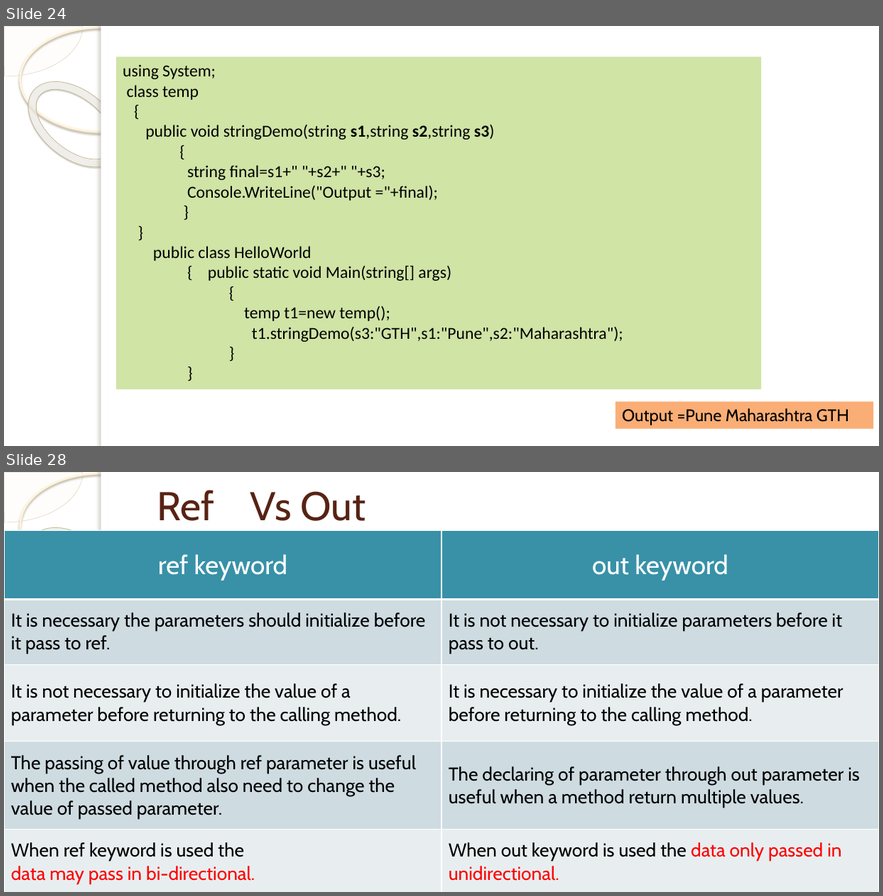
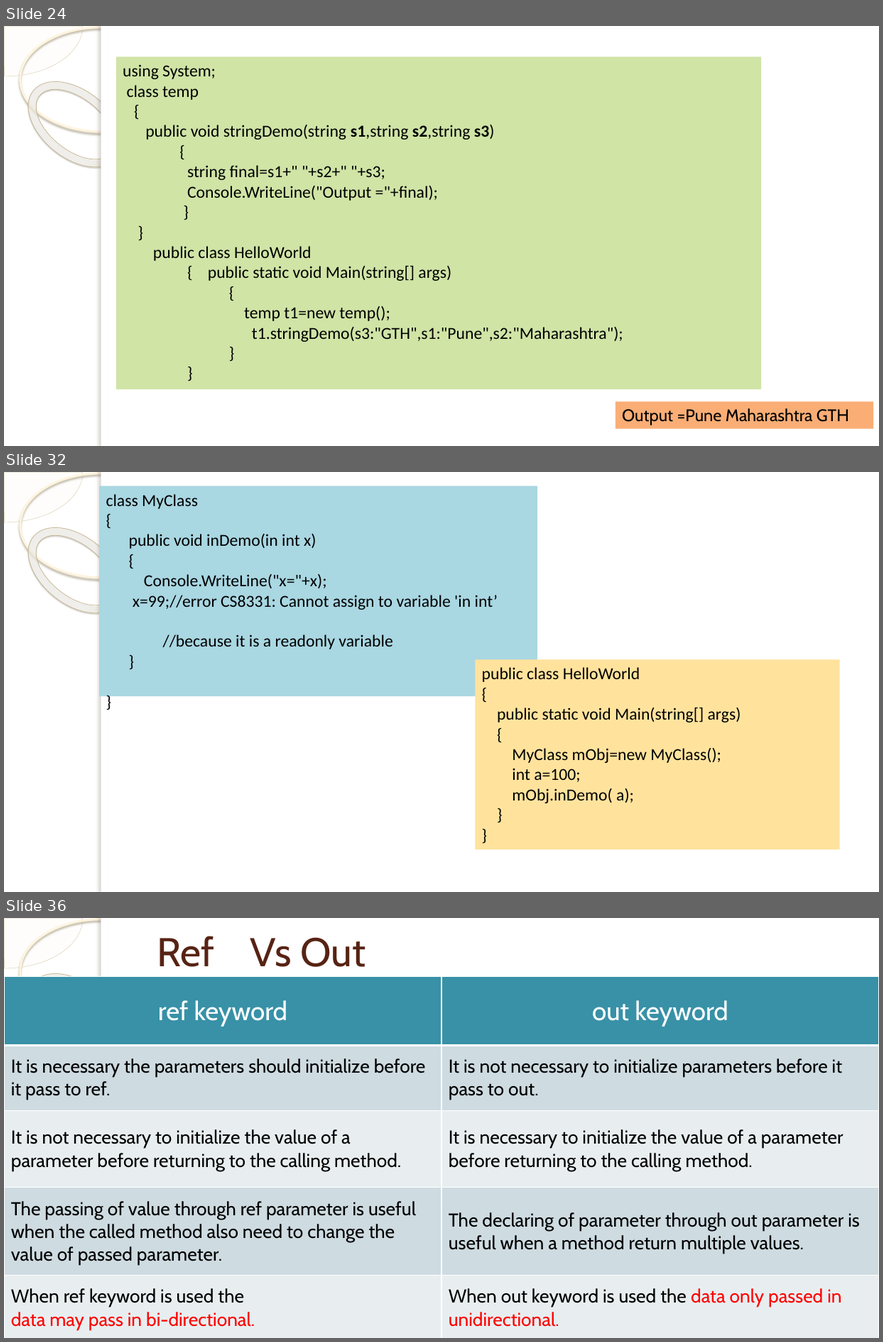
Before and after one commit to pravin9696/TypesOfParametersDemo210524, a slide deck: PPT/C# Class structure and objects.pptx. Shown one above the other, each under a label of ours: slides 24 and 28 before the commit, slides 24, 32 and 36 after it; the slides between them are not shown. The pictures are 883x896 and 883x1342 pixels, drawn with LibreOffice and Linux fonts; fonts in the diff are those of the drawing; background and template pictures are left out. Boxes give left, top, right and bottom in pixels: in the first picture for what was removed or moved away, otherwise in the second. Text is boxed around its words. In the diff, an @@ line names an element or a change of style, - is before the commit and + after.

```diff
--- a/PPT/C# Class structure and objects.pptx
+++ b/PPT/C# Class structure and objects.pptx
@@ slide 32 added at (4,472,879,892), background picture (left out); not listed: 5 template elements that a slide beside it also shows @@
@@ rectangle added at (100,486,538,697), fill #A9D7E2, 18 pt, text #000000 @@
+class MyClass
+{
+public void inDemo(in int x)
+{
+Console.WriteLine("x="+x);
+x=99;//error CS8331: Cannot assign to variable 'in int’
+//because it is a readonly variable
+}
+}
@@ rectangle added at (475,659,840,850), fill #FFE39D, 18 pt, text #000000 @@
+public class HelloWorld
+{
+public static void Main(string[] args)
+{
+MyClass mObj=new MyClass();
+int a=100;
+mObj.inDemo( a);
+}
+}
@@ what was slide 28 is now slide 36 @@
```
Also in this commit, not shown: 5 slides changed, 7 other slides added, 2 other files.
